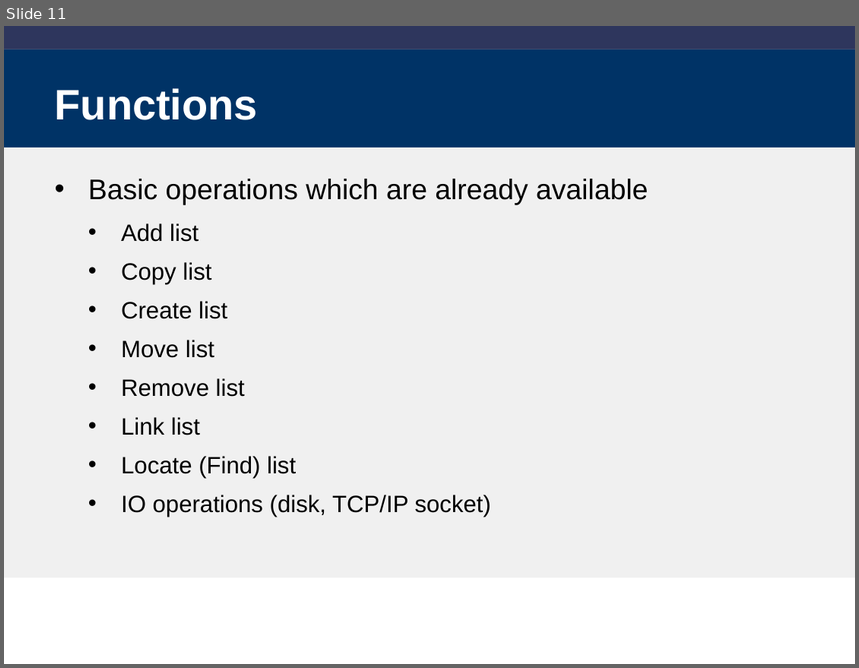
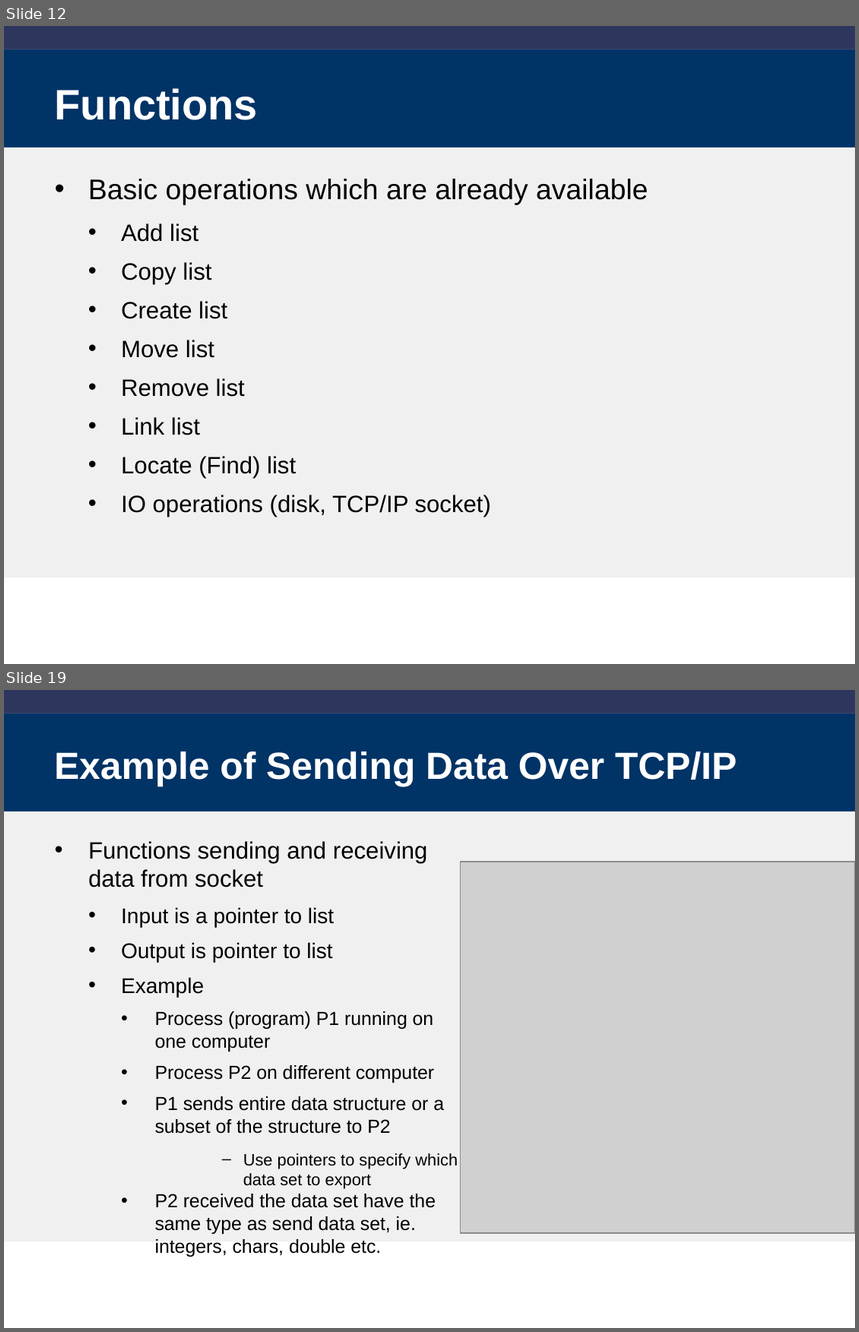
Before and after one commit to libm3l/libm3l, a slide deck: clibm-3l.ppt. Shown one above the other, each under a label of ours: slide 11 before the commit, slides 12 and 19 after it; the slides between them are not shown. The pictures are 859x668 and 859x1332 pixels, drawn with LibreOffice and Linux fonts; fonts in the diff are those of the drawing; grey boxes stand for pictures; background and template pictures are left out. Boxes give left, top, right and bottom in pixels: in the first picture for what was removed or moved away, otherwise in the second. Text is boxed around its words. In the diff, an @@ line names an element or a change of style, - is before the commit and + after.

Commit message:
- changed Error to Warning in locate - added example of server and client

```diff
--- a/clibm-3l.ppt
+++ b/clibm-3l.ppt
@@ slide 19 added at box(4, 690, 855, 1328), background picture (left out); not listed: 3 template elements that a slide beside it also shows @@
@@ title added at box(54, 752, 737, 787), 32 pt, text #FFFFFF, bold @@
+Example of Sending Data Over TCP/IP
@@ text added at box(88, 841, 458, 1257), 16 pt, text #000000 @@
+• Functions sending and receiving data from socket
+  • Input is a pointer to list
+  • Output is pointer to list
+  • Example
+    • Process (program) P1 running on one computer
+    • Process P2 on different computer
+    • P1 sends entire data structure or a subset of the structure to P2
+      – Use pointers to specify which data set to export
+    • P2 received the data set have the same type as send data set, ie. integers, chars, double etc.
@@ picture added at box(460, 862, 855, 1234) @@
@@ what was slide 11 is now slide 12 @@
```
Also in this commit, not shown: 15 slides changed, 6 other slides added, 5 other files.
